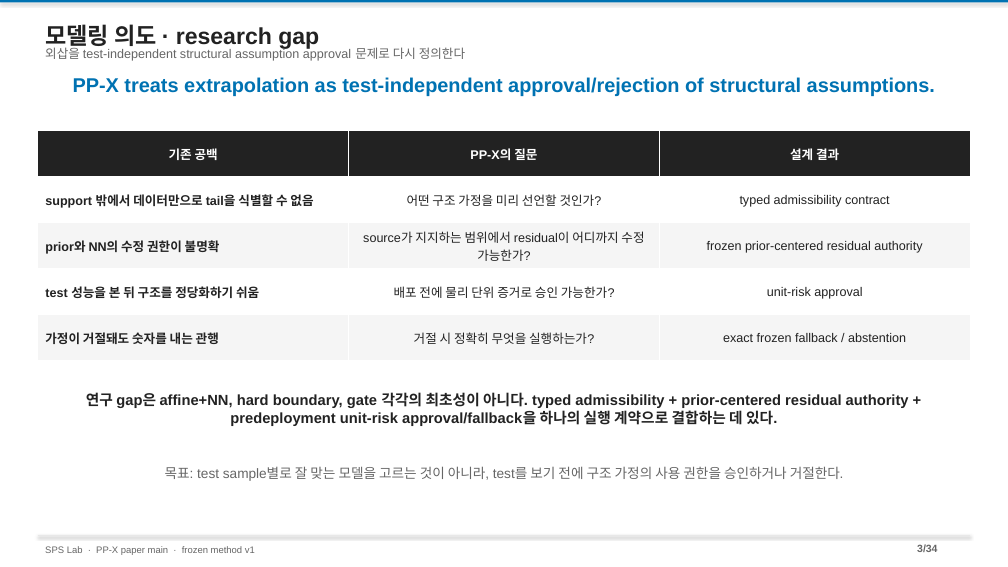
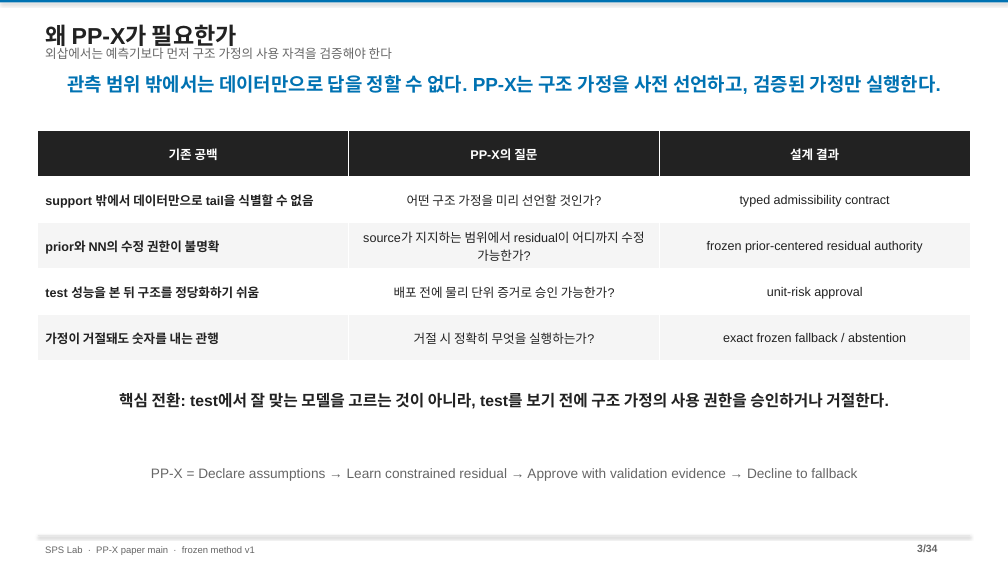
Before and after one commit to amumujs-create/pp_pae_total, a slide deck: slide 3 of output/PP_Research_Detailed_v2.pptx. Drawn at 1008x567 pixels with LibreOffice and Linux fonts; fonts in the diff are those of the drawing. Boxes give left, top, right and bottom in pixels: in the first picture for what was removed or moved away, otherwise in the second. Text is boxed around its words. In the diff, an @@ line names an element or a change of style, - is before the commit and + after.

```diff
--- a/output/PP_Research_Detailed_v2.pptx
+++ b/output/PP_Research_Detailed_v2.pptx
@@ text at <box>45,24,237,49</box>: text changed @@
-모델링 의도 · research gap
+왜 PP-X가 필요한가
@@ text at <box>45,45,392,59</box>: text changed @@
-외삽을 test-independent structural assumption approval 문제로 다시 정의한다
+외삽에서는 예측기보다 먼저 구조 가정의 사용 자격을 검증해야 한다
@@ text at <box>67,75,941,94</box>: text changed; size 19 to 18 pt @@
-PP-X treats extrapolation as test-independent approval/rejection of structural assumptions.
+관측 범위 밖에서는 데이터만으로 답을 정할 수 없다. PP-X는 구조 가정을 사전 선언하고, 검증된 가정만 실행한다.
@@ text at <box>119,392,889,409</box>: text changed; size 14 to 15 pt @@
-연구 gap은 affine+NN, hard boundary, gate 각각의 최초성이 아니다. typed admissibility + prior-centered residual authority + predeployment unit-risk approval/fallback을 하나의 실행 계약으로 결합하는 데 있다.
+핵심 전환: test에서 잘 맞는 모델을 고르는 것이 아니라, test를 보기 전에 구조 가정의 사용 권한을 승인하거나 거절한다.
@@ text at <box>151,468,857,481</box>: text changed @@
-목표: test sample별로 잘 맞는 모델을 고르는 것이 아니라, test를 보기 전에 구조 가정의 사용 권한을 승인하거나 거절한다.
+PP-X = Declare assumptions → Learn constrained residual → Approve with validation evidence → Decline to fallback
```
Also in this commit, not shown: 3 other slides changed, 1 other file.
